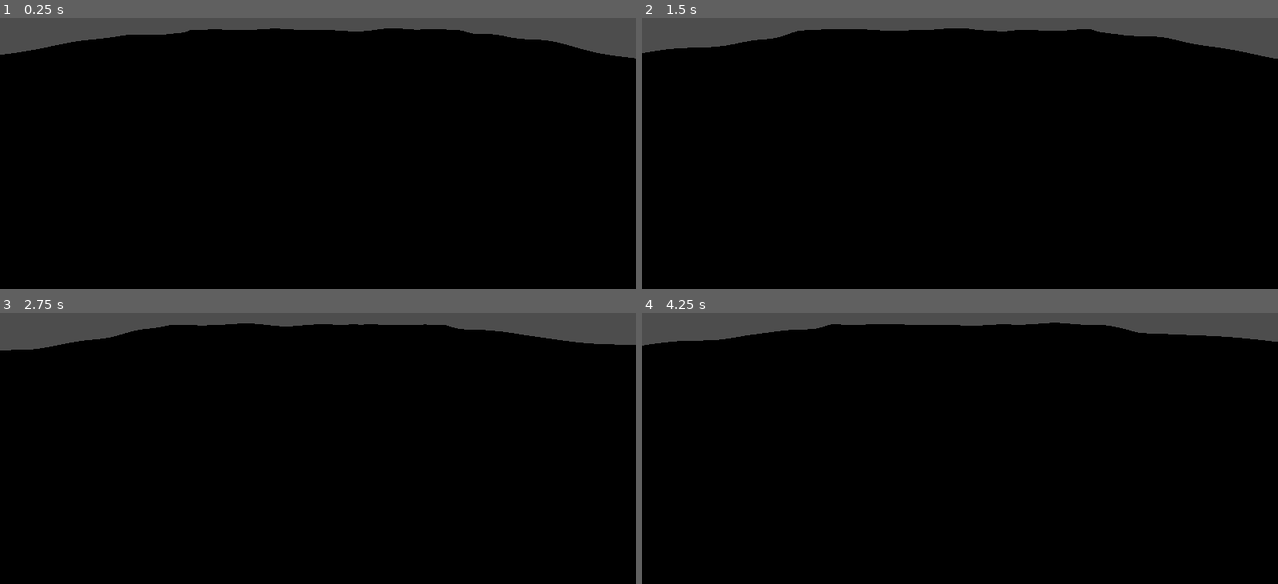
Above: before the commit, frames 1-4 (two rows, left to right).
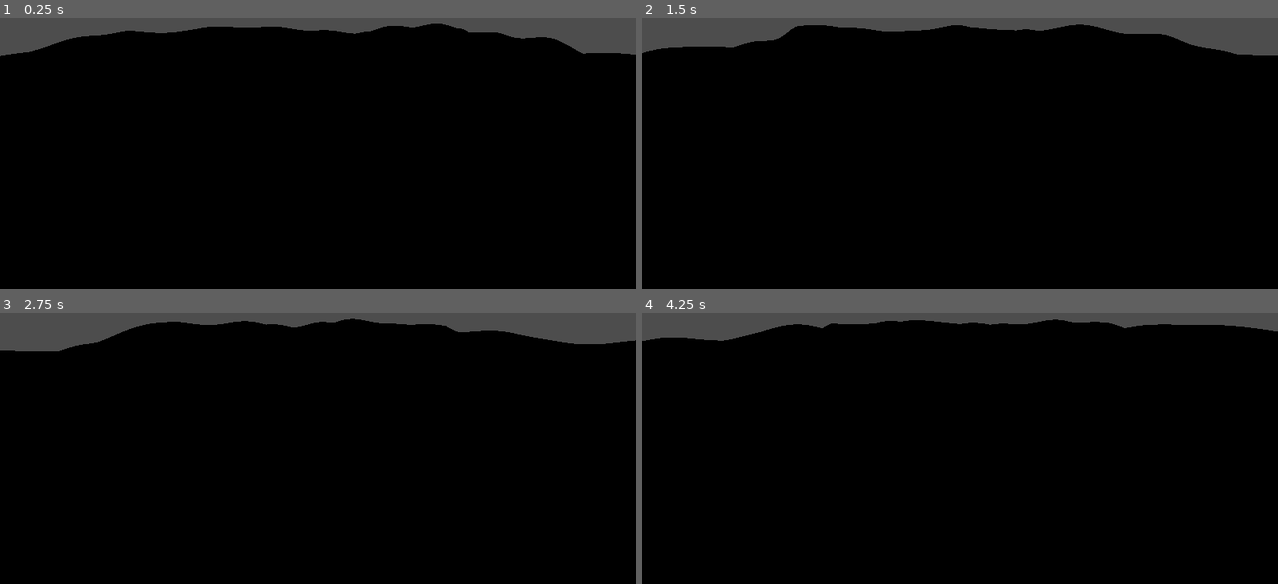
Above: after the commit, the same moments.

Repository: Anthony-Maxwell1/Pirate-Plunder
Game: Godot game, scene res://scenes/Main.tscn
The game is run twice, just before and just after one commit, with the same random seed, the same clock (stepped at 60 frames per second) and the same inputs. This scene is started directly instead of the project's main scene.
Inputs:
- Up to frame 1 (0.25 s): no input
- Up to frame 2 (1.5 s): no input
- Up to frame 3 (2.75 s): no input
- Up to frame 4 (4.25 s): no input

The runs differ from the first frame. In frame 1, 0.8% of the frame differs, in the area x 0-100%, y 2-15%; in frame 2, 0.7%; in frame 3, 0.7%; in frame 4, 1.5%, in the area x 0-100%, y 2-13%.

Commit message:
Added better height manipulation to ocean shader

Diff:
--- a/assets/shaders/ocean/ocean.gdshader
+++ b/assets/shaders/ocean/ocean.gdshader
@@ -1,49 +1,52 @@
 shader_type spatial;
+
+// --- HEIGHT CONTROLS ---
+uniform float min_height = -3.0;   // lowest trough
+uniform float max_height =  3.0;   // highest crest
+uniform float height_weight = 1.0; // overall multiplier (0 = flat, 2 = double)
+
 uniform float time_scale = 0.5;
-uniform float wave_height = 3;
 uniform float choppiness = 0.5;
+
 varying float v_height;
 varying vec3 v_world_pos;
 
-// Diagonal wave — dot(pos, dir) means x and y are always mixed
-// so you can never get axis-aligned grid artefacts
 float dwave(vec2 p, float freq, float speed, float amp, vec2 dir) {
     float t = TIME * speed * time_scale;
     return sin(dot(p, dir) * freq + t) * amp;
 }
 
-// Domain-warped height field
 float ocean_height(vec2 p) {
-    // First pass — four diagonal directions
     float w0 = dwave(p, 0.11, 1.0,  1.0, vec2( 0.72,  0.69));
     float w1 = dwave(p, 0.19, 1.4,  0.7, vec2(-0.55,  0.83));
     float w2 = dwave(p, 0.28, 0.8,  0.5, vec2( 0.88, -0.47));
     float w3 = dwave(p, 0.38, 1.9,  0.35, vec2(-0.38, -0.92));
 
-    // Domain warp: shift the sample point by the first pass
-    // This is what breaks regularity and gives washing-machine churn
     vec2 warped = p + vec2(w0 + w1, w2 + w3) * choppiness;
 
-    // Second pass on warped coordinates
     float w4 = dwave(warped, 0.14, 1.2,  0.9, vec2( 0.60, -0.80));
     float w5 = dwave(warped, 0.23, 0.7,  0.6, vec2(-0.82,  0.57));
     float w6 = dwave(warped, 0.42, 2.1,  0.3, vec2( 0.45,  0.89));
 
-    // Double-warp for extra chaos at high choppiness
     vec2 warped2 = warped + vec2(w4, w5) * choppiness * 0.6;
+
     float w7 = dwave(warped2, 0.18, 1.6, 0.55, vec2(-0.66, -0.75));
     float w8 = dwave(warped2, 0.33, 0.9, 0.35, vec2( 0.91,  0.41));
 
-    return (w0+w1+w2+w3+w4+w5+w6+w7+w8) * wave_height * 0.28;
+    // Raw sum is in roughly [-1, 1] range before scaling
+    float raw = (w0+w1+w2+w3+w4+w5+w6+w7+w8) * 0.28;
+
+    // Remap [-1, 1] → [min_height, max_height], then apply weight
+    float mid = (min_height + max_height) * 0.5;
+    float half_range = (max_height - min_height) * 0.5;
+    return mid + raw * half_range * height_weight;
 }
 
 void vertex() {
     vec3 pos = VERTEX;
     vec2 p = pos.xz;
-
     pos.y += ocean_height(p);
     VERTEX = pos;
-
     v_height = pos.y;
     v_world_pos = (MODEL_MATRIX * vec4(pos, 1.0)).xyz;
 }
@@ -51,48 +54,40 @@
 void fragment() {
     float h = v_height;
 
-    // --- FOAM ---
-    // Curvature-based foam (whitecaps at steep faces)
-    // Approximate second derivative via finite differences
     vec2 p = v_world_pos.xz;
     float eps = 0.3;
     float hx = ocean_height(p + vec2(eps, 0.0));
     float hy = ocean_height(p + vec2(0.0, eps));
     float curvature = abs(hx - h) + abs(hy - h);
-
     float foam_curv = smoothstep(0.06, 0.20, curvature);
-    float foam_peak = smoothstep(0.55, 0.85, h / wave_height); // peak foam
+    float foam_peak = smoothstep(0.55, 0.85, h / max_height);
     float foam = clamp(foam_curv * 0.8 + foam_peak, 0.0, 1.0);
 
-    // --- COLOUR ---
-    // Muted teal-green palette — desaturated, no electric cyan
-    float depth = clamp(h * 0.5 + 0.5, 0.0, 1.0);
-    depth = floor(depth * 5.0) / 5.0;   // cel-shade bands (increase for smoother)
+    // Normalise h into [0,1] using the explicit range for colour bands
+    float depth = clamp((h - min_height) / (max_height - min_height), 0.0, 1.0);
+    depth = floor(depth * 5.0) / 5.0;
 
-    vec3 deep    = vec3(0.04, 0.18, 0.30);   // muted navy
-    vec3 mid     = vec3(0.10, 0.38, 0.48);   // soft teal
-    vec3 shallow = vec3(0.28, 0.62, 0.60);   // seafoam green
-
+    vec3 deep    = vec3(0.04, 0.18, 0.30);
+    vec3 mid     = vec3(0.10, 0.38, 0.48);
+    vec3 shallow = vec3(0.28, 0.62, 0.60);
     vec3 color = mix(deep, mid,     smoothstep(0.0, 0.55, depth));
     color      = mix(color, shallow, smoothstep(0.45, 1.0, depth));
 
-    // Foam colour: soft off-white, not stark white
     vec3 foam_col = vec3(0.90, 0.94, 0.96);
     color = mix(color, foam_col, foam * 0.75);
 
     ALBEDO = color;
-    ROUGHNESS = mix(0.08, 0.4, foam);  // foam is rougher than water
+    ROUGHNESS = mix(0.08, 0.4, foam);
     METALLIC = 0.0;
 }
 
 void light() {
     float NdotL = dot(NORMAL, LIGHT);
-    NdotL = floor(NdotL * 4.0) / 4.0;   // cel bands
+    NdotL = floor(NdotL * 4.0) / 4.0;
     float intensity = max(NdotL, 0.15);
     DIFFUSE_LIGHT += ALBEDO * LIGHT_COLOR * intensity;
 
-    // Soft specular — attenuated on foam
-    float foam_mask = smoothstep(0.4, 0.8, v_height / wave_height);
+    float foam_mask = smoothstep(0.4, 0.8, v_height / max_height);
     float spec = pow(max(dot(reflect(-LIGHT, NORMAL), VIEW), 0.0), 32.0);
     SPECULAR_LIGHT += LIGHT_COLOR * spec * (1.0 - foam_mask * 0.6) * 0.4;
 }
--- a/scenes/Main.tscn
+++ b/scenes/Main.tscn
@@ -23,3 +23,8 @@
 
 [node name="Ship" type="MeshInstance3D" parent="." unique_id=520689657]
 mesh = SubResource("QuadMesh_rvslj")
+
+[node name="OmniLight3D" type="OmniLight3D" parent="." unique_id=1392114494]
+transform = Transform3D(1, 0, 0, 0, 1, 0, 0, 0, 1, 109.59184, 53.63585, -48.798717)
+light_energy = 16.0
+light_size = 0.753
